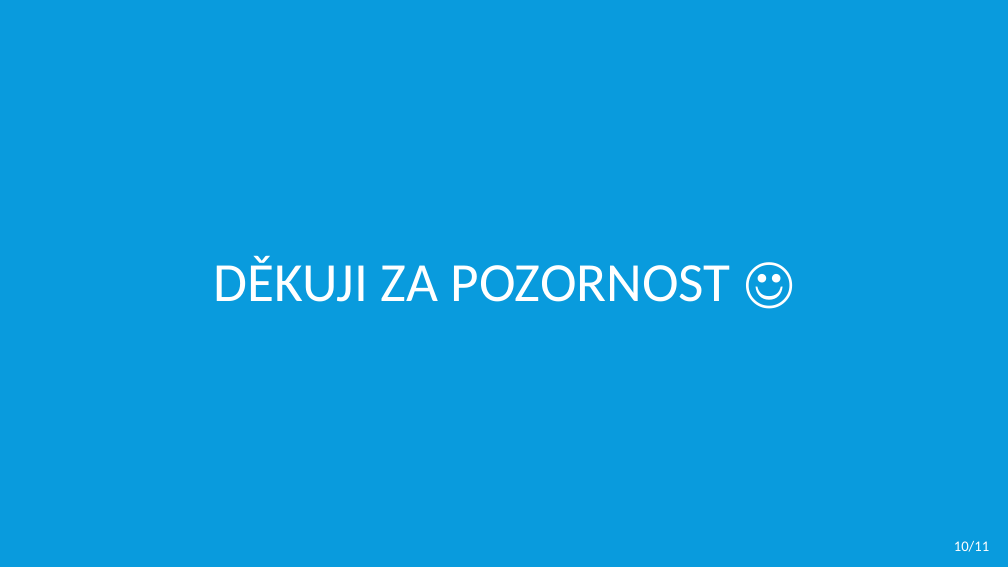
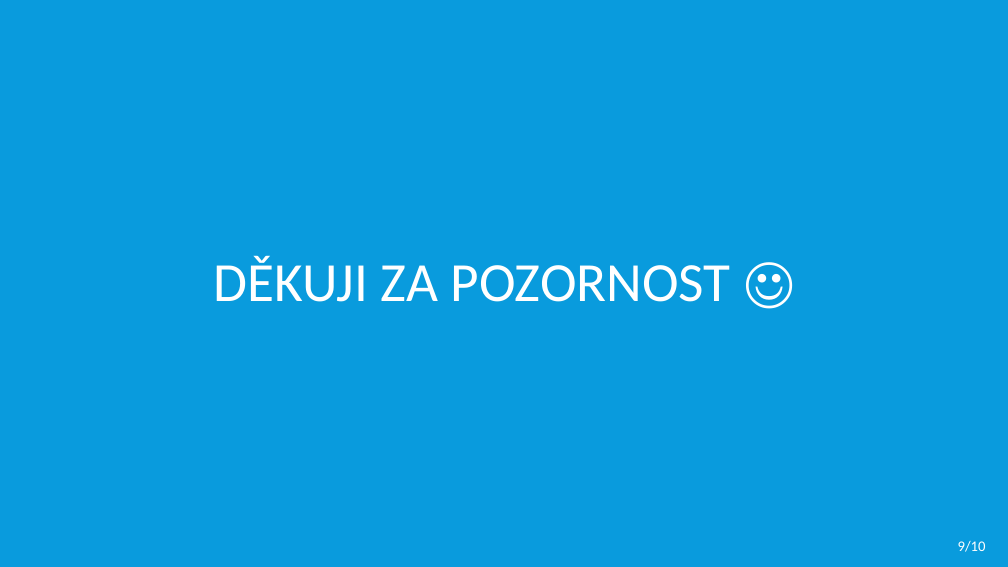
Before and after one commit to dinoq/RPi-Smart-Home, a slide deck: slide 9 of BP/Obhajoba BP/2021/ITT prezentace.pptx. Drawn at 1008x567 pixels with LibreOffice and Linux fonts; fonts in the diff are those of the drawing. Boxes give left, top, right and bottom in pixels: in the first picture for what was removed or moved away, otherwise in the second. Text is boxed around its words. In the diff, an @@ line names an element or a change of style, - is before the commit and + after.

```diff
--- a/BP/Obhajoba BP/2021/ITT prezentace.pptx
+++ b/BP/Obhajoba BP/2021/ITT prezentace.pptx
@@ text at [958,541,986,552]: text changed @@
-10/11
+9/10
```
Also in this commit, not shown: 9 other slides changed, 2 other files.
